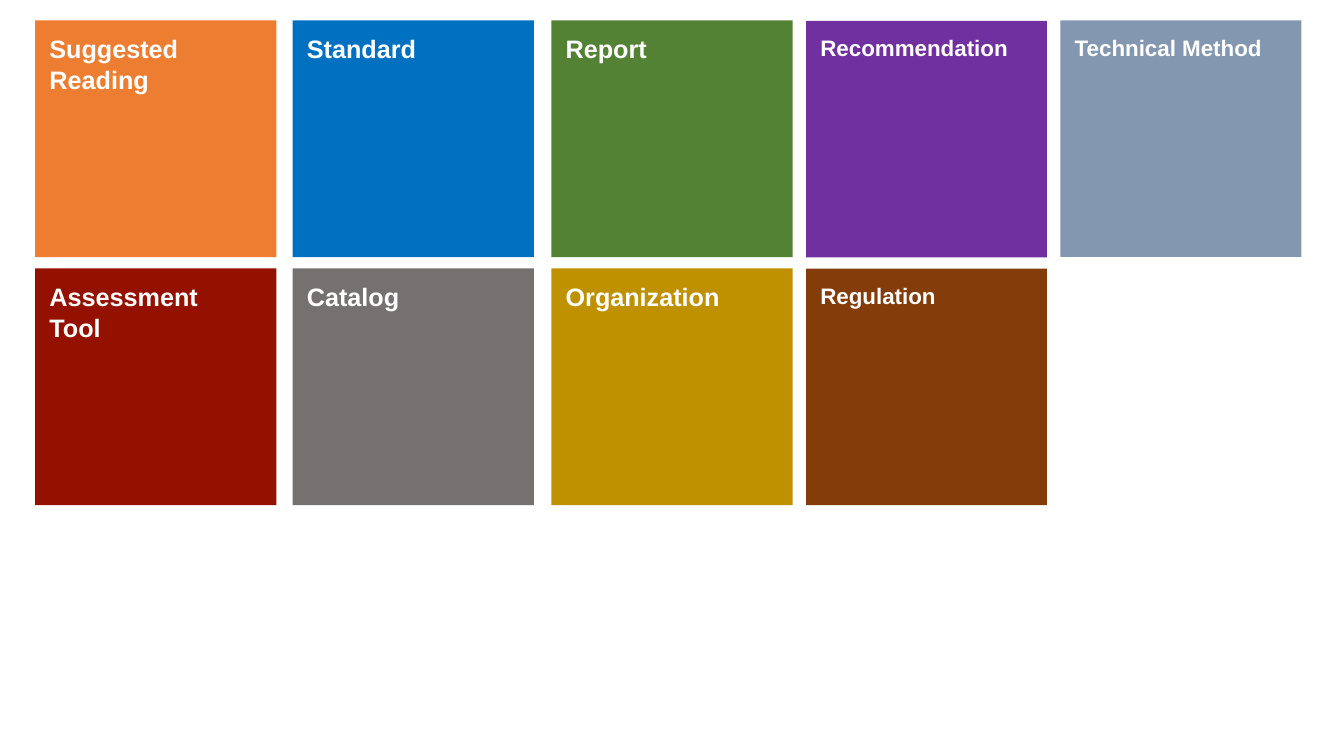
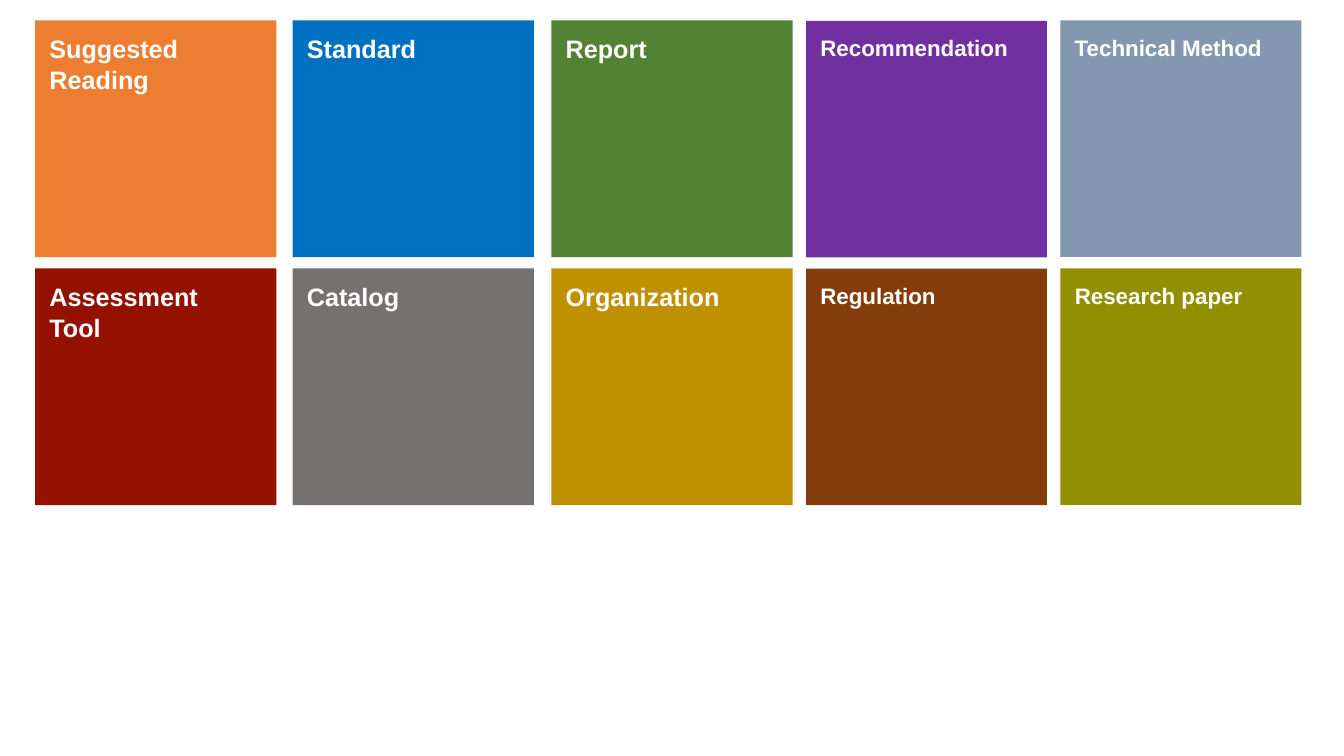
Before and after one commit to RAI-toolkit/RAI-toolkit.github.io, a slide deck: slide 1 of assets/images/RAI_toolkit/RAI_categories.pptx (slide 2 before the commit). Drawn at 1344x756 pixels with LibreOffice and Linux fonts; fonts in the diff are those of the drawing. Boxes give left, top, right and bottom in pixels: in the first picture for what was removed or moved away, otherwise in the second. Text is boxed around its words. In the diff, an @@ line names an element or a change of style, - is before the commit and + after.

```diff
--- a/assets/images/RAI_toolkit/RAI_categories.pptx
+++ b/assets/images/RAI_toolkit/RAI_categories.pptx
@@ rectangle added at (x1=1061, y1=268, x2=1302, y2=505), fill #929000 @@
@@ text added at (x1=1075, y1=287, x2=1242, y2=309), 16 pt, text #FFFFFF, bold @@
+Research paper
```
Also in this commit, not shown: 1 slide added, 3 slides removed, 12 other files.
